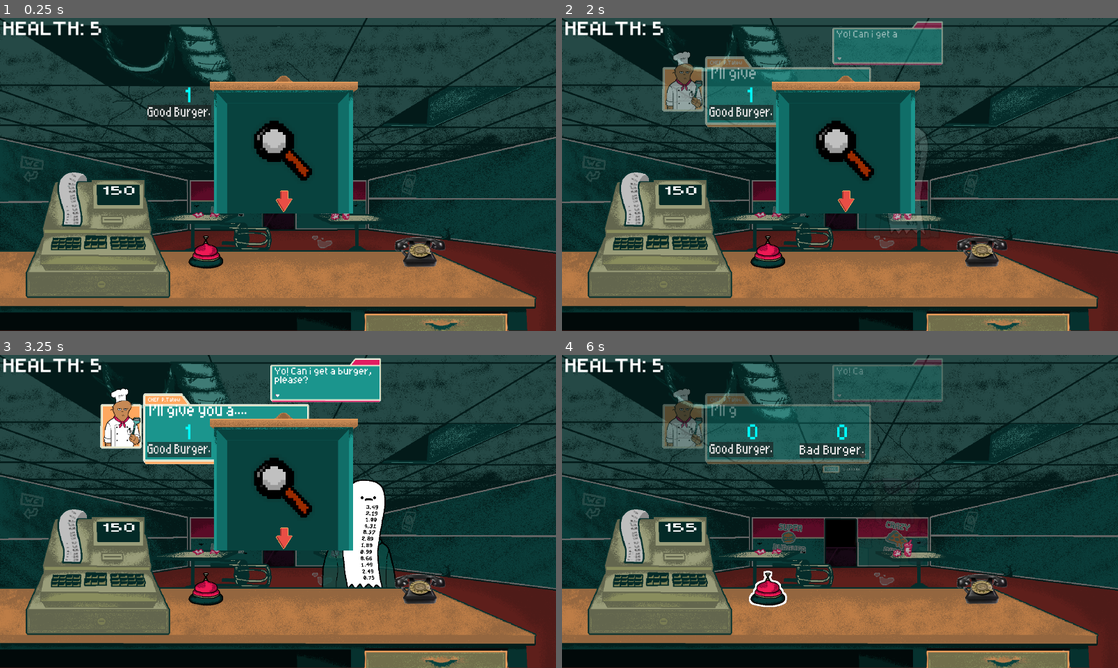
Above: before the commit, frames 1-4 (two rows, left to right).
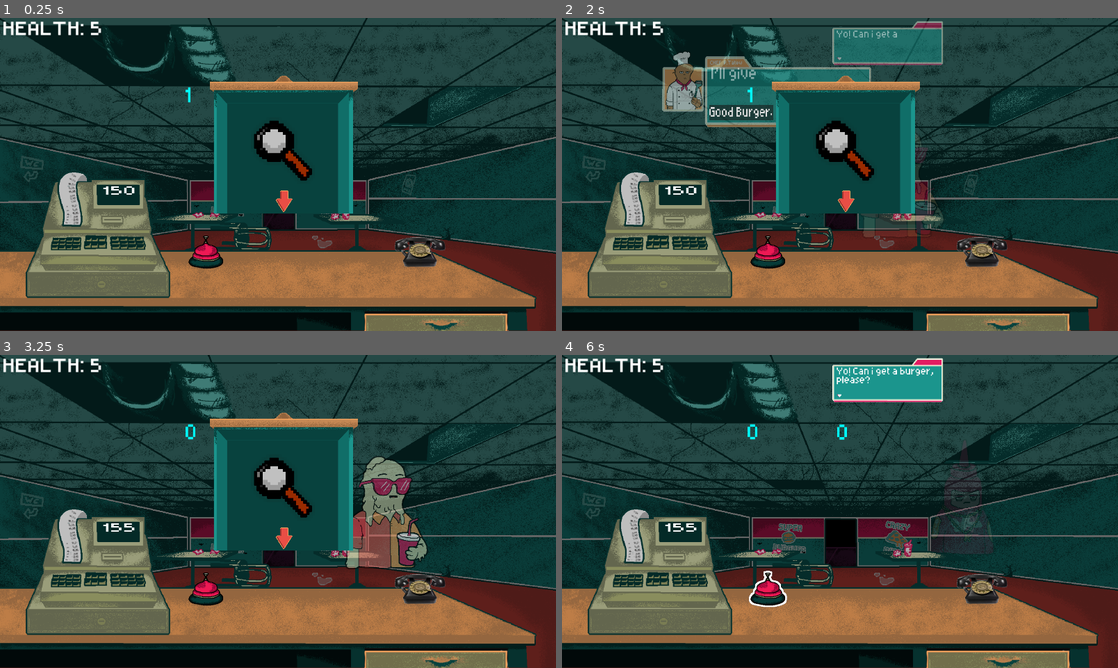
Above: after the commit, the same moments.

Repository: fgnovais/brackeys26.2
Game: Godot game, scene res://UI/level.tscn
Two runs of this game, one before a commit and one after it. Both use one fixed random seed, a clock stepped at 60 frames per second and the inputs below.
Inputs (mouse positions are in pixels of both pictures, inside the frame that each line leads up to):
- Up to frame 1 (0.25 s): no input
- Up to frame 2 (2 s): click (739, 111) at 0.5 s, where only the run before the commit has a clickable "Good Burger."; click (834, 115) at 1.25 s, where only the run before the commit has a clickable "Bad Burger."
- Up to frame 3 (3.25 s): click "Good Burger." at 2 s; click (272, 452) at 2.75 s, where only the run before the commit has a clickable "Bad Burger."
- Up to frame 4 (6 s): click (739, 448) at 3.5 s, where only the run before the commit has a clickable "Good Burger."; click "Bad Burger." at 4.25 s; move the mouse to (845, 489) at 5.02 s; press the mouse at (845, 489) at 5.03 s; move the mouse to (767, 589) at 5.77 s; release the mouse at (767, 589) at 5.78 s; tap Space (space) at 5.85 s; click (767, 589) at 5.92 s

The runs differ from the first frame. In frame 1, 0.5% of the frame differs, in the area x 26-38%, y 27-33%; in frame 2, 1.2%; in frame 3, 11%, in the area x 18-77%, y 0-75%; in frame 4, 9.4%.

Commit message:
feat: updated cop/client/inspector spawn implementation + fixed multiclients bug and buttons to spawn with dialog_boxes

Diff:
--- a/ghetto-restaurant/Assets/Clients/client_info.gd
+++ b/ghetto-restaurant/Assets/Clients/client_info.gd
@@ -12,28 +12,58 @@
 var chance_to_complain : float = 0.3
 var dialog : Array[String] = ["Yo! Can i get a burger, please?","A burger would be good!"]
 var dealer_is_requested : bool = false
+var day : int = 1
 
-func _init() -> void:
+const COP = preload("uid://bmh1fc8ur5fc3")
+const DEALER = preload("uid://bjtnndfbi3up8")
+const INSPECTOR = preload("uid://wl75tsdp5frb")
+
+static var type_queue: Array[Type] = []
+static var type_queue_day: int = -1
+
+func _init(d: int = 1) -> void:
+	day = d
+
 	var textures = ["uid://bmh1fc8ur5fc3", "uid://bjtnndfbi3up8", "uid://wl75tsdp5frb", "res://Assets/texture1.png","res://Assets/texture2.png","res://Assets/texture3.png","res://Assets/texture4.png"]
 	client_texture = load(textures.pick_random())
 
 	asae_odd = [0.3, 0.4, 0.5, 0.6].pick_random()
 	cop_odd = asae_odd * [0.1, 0.15, 0.2, 0.25, 0.3].pick_random()
 	chance_to_complain = [0.2, 0.8].pick_random()
-	get_type()
+	give_normal_texture()
+
+	update_texture_to_type()
+
+	if day > 4:
+		get_type_chaos_day()
+	else:
+		get_type()
 
 func get_type() -> void:
 	if dealer_is_requested == true:
 		type = Client_Info.Type.DEALER
 		print("Current client: ", Client_Info.Type.keys()[type])
 		return
+
+	if Client_Info.type_queue_day != day:
+		Client_Info.type_queue_day = day
+		Client_Info.type_queue = _build_day_queue(day)
+
+	if Client_Info.type_queue.size() > 0:
+		type = Client_Info.type_queue.pop_back()
+	else:
+		type = Client_Info.Type.NORMAL
+
+	print("Current client: ", Client_Info.Type.keys()[type])
+
+func get_type_chaos_day() -> void:
+	if dealer_is_requested == true:
+		type = Client_Info.Type.DEALER
+		print("Current client: ", Client_Info.Type.keys()[type])
+		return
+
 	var r = randf()
-	if r < cop_odd:
-		type = Client_Info.Type.COP
-		var r_fake = randf()
-		if r_fake < fake_cop_odd:
-			type = Client_Info.Type.FAKE_COP
-	elif r < asae_odd:
+	if r < asae_odd:
 		type = Client_Info.Type.ASAE
 		var r_fake = randf()
 		if r_fake < fake_asae_odd:
@@ -42,3 +72,43 @@
 		type = Client_Info.Type.NORMAL
 
 	print("Current client: ", Client_Info.Type.keys()[type])
+
+func _build_day_queue(d: int) -> Array[Type]:
+	var asae_count := 0
+	var normals := 0
+	match d:
+		1:
+			asae_count = 2; normals = 4
+		2:
+			asae_count = 3; normals = 5
+		3:
+			asae_count = 4; normals = 6
+		4:
+			asae_count = 8; normals = 12
+
+	var q : Array[Type] = []
+	for i in asae_count:
+		q.append(Type.ASAE)
+	for i in normals:
+		q.append(Type.NORMAL)
+	q.shuffle()
+	return q
+
+func request_cop() -> void:
+	type = Client_Info.Type.COP
+	var r_fake = randf()
+	if r_fake < fake_cop_odd:
+		type = Client_Info.Type.FAKE_COP
+	print("Current client: ", Client_Info.Type.keys()[type])
+
+func update_texture_to_type() -> void:
+	if type == Type.DEALER:
+		client_texture = DEALER
+	elif type == Type.ASAE:
+		client_texture = INSPECTOR
+	elif type == Type.COP:
+		client_texture = COP
+
+func give_normal_texture():
+	var textures = [ "res://Assets/texture1.png","res://Assets/texture2.png","res://Assets/texture3.png","res://Assets/texture4.png"]
+	client_texture = load(textures.pick_random())
--- a/ghetto-restaurant/UI/preview.gd
+++ b/ghetto-restaurant/UI/preview.gd
@@ -16,8 +16,6 @@
 		match event:
 			Level.EVENT.SPAWN_CLIENT:
 				h_box_container.get_child(i).texture = spawn_client_texture
-			Level.EVENT.SPAWN_COP:
-				h_box_container.get_child(i).texture = spawn_cop_texture
 			Level.EVENT.SPAWN_DEALER:
 				h_box_container.get_child(i).texture = spawn_dealer_texture
 			Level.EVENT.STOCK_ARRIVING:
--- a/ghetto-restaurant/Utils/level.gd
+++ b/ghetto-restaurant/Utils/level.gd
@@ -9,6 +9,8 @@
 @onready var bad_stock: Label = $ServiceController/BadStock
 @onready var take_deal: Button = $ServiceController/TakeDeal
 @onready var cancel_deal: Button = $ServiceController/CancelDeal
+@onready var serve_good_button: Button = $ServiceController/GiveGoodBurger
+@onready var serve_bad_button: Button = $ServiceController/GiveBadBurger
 @onready var game_over: CanvasLayer = $GameOver
 @onready var preview: Preview = $Preview
 @onready var dialog_box: DialogBox = $DialogBox
@@ -25,12 +27,18 @@
 var good_stock_amount = 1
 var bad_stock_amount = 1
 
+var bad_stock_purchases : int = 0
+var cop_chance_max : float = 0.3
+var cop_chance_step : float = 0.03
+
+var is_processing_action : bool = false
+var is_spawning : bool = false
+
 var event_queue : Array[EVENT] = []
 var coupon_count: int = 0
 
 ## EVENT SYSTEM
 enum EVENT {
-	SPAWN_COP,
 	SPAWN_DEALER,
 	SPAWN_CLIENT,
 	GIVE_ITEM,
@@ -41,6 +49,8 @@
 
 func _ready() -> void:
 	game_over.hide()
+	serve_good_button.hide()
+	serve_bad_button.hide()
 	next_day()
 	next_client()
 	# DEBUG
@@ -62,12 +72,35 @@
 	stock.connect("stock_accepted", increase_stock)
 	add_child(stock)
 
+func skip_customer():
+	if is_processing_action:
+		return
+	is_processing_action = true
+
+	await hide_dialogs_and_buttons()
+	if current_client != null and is_instance_valid(current_client):
+		current_client.leave()
+		current_client = null
+	next_event()
+	is_processing_action = false
+
+func coupon():
+	coupon_count = 3
+
 func bribe():
+	if is_processing_action:
+		return
+	if current_client == null or not is_instance_valid(current_client):
+		return
+
 	if current_client.client_info.type == Client_Info.Type.ASAE:
+		is_processing_action = true
 		var max_health : int = 5
 		total_health = max_health
 		current_client.leave()
+		current_client = null
 		next_event()
+		is_processing_action = false
 		print("You rat ahrr... you can go!")
 		print(total_health)
 	elif current_client.client_info.type == Client_Info.Type.FAKE_ASAE:
@@ -75,27 +108,28 @@
 	else:
 		print("Not Inspector, you missed your chance")
 
-func skip_customer():
-	await dialog_box.hide_dialog_box()
-	await player_box.hide_dialog_box()
-	current_client.leave()
-	next_event()
-
-func coupon():
-	coupon_count = 3
-
-func lupa():
-	current_client.percentage.show()
-
 func flipphone():
+	if is_processing_action:
+		return
+	if current_client == null or not is_instance_valid(current_client):
+		return
+
 	if current_client.client_info.type == Client_Info.Type.COP:
+		is_processing_action = true
 		current_client.leave()
+		current_client = null
 		next_event()
+		is_processing_action = false
 		print("I'm actually leaving, have a good day")
 	elif current_client.client_info.type == Client_Info.Type.FAKE_COP:
 		print("Not currently working, you are a lucky man")
 	else:
 		print("Not COP, you missed your chance")
+
+func lupa():
+	if current_client == null or not is_instance_valid(current_client):
+		return
+	current_client.percentage.show()
 
 #refresh labels every 0.3 seconds
 var delta_add : float = 0.3
@@ -123,12 +157,14 @@
 	match event:
 		EVENT.SPAWN_CLIENT:
 			await next_client()
-		EVENT.SPAWN_COP:
-			await next_client()
 		EVENT.SPAWN_DEALER:
 			if client_queue.size() > 0:
-				client_queue[0].client_info.dealer_is_requested = true
-				client_queue[0].client_info.get_type()
+				var cop_chance = min(cop_chance_max, bad_stock_purchases * cop_chance_step)
+				if randf() < cop_chance:
+					client_queue[0].client_info.request_cop()
+				else:
+					client_queue[0].client_info.dealer_is_requested = true
+					client_queue[0].client_info.get_type()
 			await next_client()
 		EVENT.GIVE_ITEM:
 			var item_name = "Coupon"
@@ -166,37 +202,56 @@
 	next_event()
 
 func increase_bad_stock(deal_quantity)-> void:
+	if current_client == null or not is_instance_valid(current_client):
+		is_processing_action = false
+		return
 	bad_stock_amount += deal_quantity
 	total_money -= deal_price
 	print("deal taken")
 	take_deal.hide()
 	cancel_deal.hide()
-	#current_client.leave()
-	next_event()
+	current_client.leave()
+	current_client = null
+	next_event()
+	is_processing_action = false
 
 func _on_service_controller_serve_bad() -> void:
-	if bad_stock_amount > 0 and current_client != null:
+	if is_processing_action:
+		return
+	if bad_stock_amount > 0 and current_client != null and is_instance_valid(current_client):
+		is_processing_action = true
 		bad_stock_amount -= 1
 		var paid_money = current_client.receive_bad_food()
-		await dialog_box.hide_dialog_box()
-		await player_box.hide_dialog_box()
-		current_client.leave()
+		await hide_dialogs_and_buttons()
+		if current_client != null and is_instance_valid(current_client):
+			current_client.leave()
+			current_client = null
 		if paid_money == -1:
 			event_queue.push_back(EVENT.CLIENT_COMPLAINING)
 		else:
 			total_money += paid_money
 		next_event()
+		is_processing_action = false
 
 func _on_service_controller_serve_good() -> void:
-	if good_stock_amount > 0 and current_client != null:
+	if is_processing_action:
+		return
+	if good_stock_amount > 0 and current_client != null and is_instance_valid(current_client):
+		is_processing_action = true
 		good_stock_amount -= 1
 		total_money += current_client.receive_good_food()
-		await dialog_box.hide_dialog_box()
-		await player_box.hide_dialog_box()
-		current_client.leave()
+		await hide_dialogs_and_buttons()
+		if current_client != null and is_instance_valid(current_client):
+			current_client.leave()
+			current_client = null
 		next_event()
-
-func next_client()->void:
+		is_processing_action = false
+
+func next_client() -> void:
+	if is_spawning:
+		return
+	is_spawning = true
+
 	await get_tree().create_timer(1.5).timeout
 	if client_queue.size() > 0:
 		var client_scene = client_queue.get(0)
@@ -205,29 +260,32 @@
 		current_client = client_scene
 		dialog_box.show_dialog_box(current_client.client_info.dialog.pick_random())
 		player_box.show_dialog_box("I'll give you a....")
-		print(current_client.client_info.type)
+		serve_good_button.show()
+		serve_bad_button.show()
 		if current_client.client_info.type == Client_Info.Type.DEALER:
 			check_dealer()
 	else:
 		next_day()
 
+	is_spawning = false
+
 func next_day() -> void:
 	current_day += 1
-	var client_count = 500
-	#match current_day:
-		#1:
-			#client_count = 6
-		#2:
-			#client_count = 8
-		#3:
-			#client_count = 10
-		#4:
-			#client_count = 15
-		#_:
-			#client_count = 500
+	var client_count: int
+	match current_day:
+		1:
+			client_count = 6
+		2:
+			client_count = 8
+		3:
+			client_count = 10
+		4:
+			client_count = 20
+		_:
+			client_count = 500
 
 	for i in client_count:
-		client_queue.push_back(client_spawner.spawn_client())
+		client_queue.push_back(client_spawner.spawn_client(current_day))
 
 func buy_good_stock_amount() -> void:
 	if coupon_count > 0 && total_money >= 5:
@@ -241,19 +299,32 @@
 		print("You got no money!")
 
 func buy_bad_stock_amount() -> void:
+	if is_processing_action:
+		return
+	if current_client == null or not is_instance_valid(current_client):
+		return
 	current_client.client_info.dealer_is_requested = true
 	add_to_queue_in(EVENT.SPAWN_DEALER, 1)
 
 func _on_bell_bell_pressed() -> void:
+	if is_processing_action:
+		return
+	is_processing_action = true
+
 	total_health -= 1
 	if total_health == 0:
 		show_game_over()
-		return
-	if current_client != null:
-		await dialog_box.hide_dialog_box()
-		await player_box.hide_dialog_box()
-		current_client.leave()
-	next_event()
+		is_processing_action = false
+		return
+
+	if current_client != null and is_instance_valid(current_client):
+		await hide_dialogs_and_buttons()
+		if current_client != null and is_instance_valid(current_client):
+			current_client.leave()
+			current_client = null
+
+	next_event()
+	is_processing_action = false
 
 func show_game_over()-> void:
 	game_over.show()
@@ -267,17 +338,27 @@
 			event_queue.push_back(EVENT.SPAWN_CLIENT)
 
 func _on_take_deal_pressed() -> void:
+	if is_processing_action:
+		return
+	is_processing_action = true
 	var stock = you_got_stock_scene.instantiate()
 	stock.connect("stock_accepted", increase_stock)
 	stock.is_good_meat = false
 	add_child(stock)
+	is_processing_action = false
 
 func _on_cancel_deal_pressed() -> void:
+	if is_processing_action:
+		return
+	is_processing_action = true
 	print("deal cancelled")
 	take_deal.hide()
 	cancel_deal.hide()
-	current_client.leave()
-	next_event()
+	if current_client != null and is_instance_valid(current_client):
+		current_client.leave()
+		current_client = null
+	next_event()
+	is_processing_action = false
 
 func check_dealer():
 	deal_quantity = [3, 5, 8, 10].pick_random()
@@ -287,3 +368,9 @@
 	dialog_box.show_dialog_box("Here's the deal: These %d burgers for $%d, do you take man?" % [deal_quantity, deal_price])
 	take_deal.show()
 	cancel_deal.show()
+
+func hide_dialogs_and_buttons() -> void:
+	await dialog_box.hide_dialog_box()
+	await player_box.hide_dialog_box()
+	serve_good_button.hide()
+	serve_bad_button.hide()
--- a/ghetto-restaurant/client_spawner.gd
+++ b/ghetto-restaurant/client_spawner.gd
@@ -6,8 +6,8 @@
 
 @onready var spawn_point: Marker2D = $SpawnPoint
 
-func spawn_client() -> Client:
+func spawn_client(day: int) -> Client:
 	var c: Client = client_scene.instantiate()
-	c.client_info = Client_Info.new()
+	c.client_info = Client_Info.new(day)
 	c.global_position = spawn_point.global_position
 	return c
